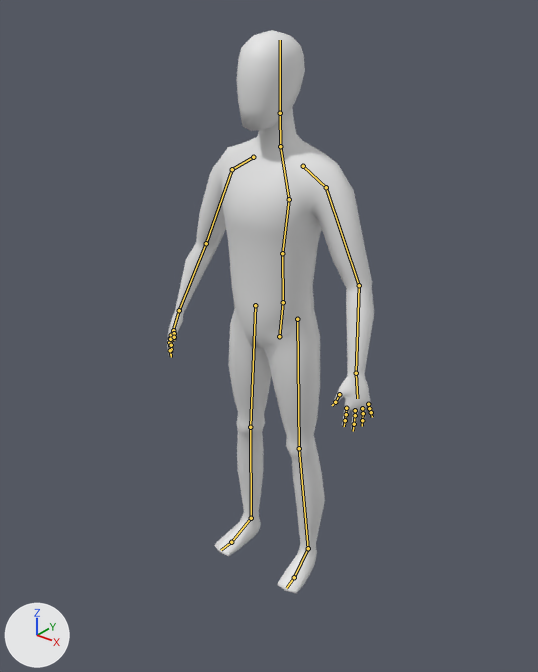
An edit to the Blender file Content/FirstPersonBP/Meshes/SK_Character_001.blend, drawn before and after from the same camera.
The view is the same before and after, from a 50 mm camera at (1.289, -1.629, 1.878) aimed at (-0.015, 0.001, 0.867). Arrows for +X, +Y and +Z are at lower left; the lights stay in place. The bones that bend it are drawn over the model as lines.

The first picture shows 'Character'.
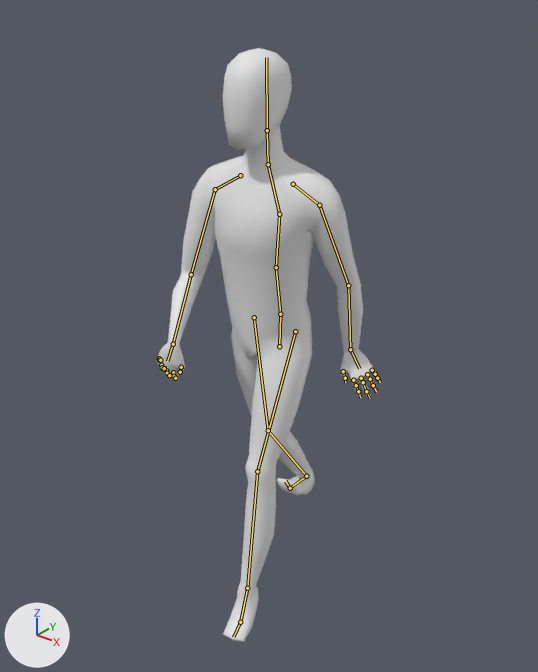
The newer file adds an action. The first version stands in its rest pose; the second is drawn at frame 1 of the action 'Idle loop.001'.

Location of each change, [x1, y1, x2, y2] in pixels of the pictures (538 x 672 px):
'Character', posed (8% wider): before [167, 30, 374, 594]; after [157, 48, 381, 642]
bone 'Pelvis', root to tip: before (279, 336) to (283, 302); after (279, 346) to (280, 314)
bone 'Spine_01', root to tip: before (283, 302) to (282, 253); after (280, 314) to (276, 267)
bone 'Spine_02', root to tip: before (282, 253) to (289, 199); after (276, 267) to (279, 214)
bone 'Spine_03', root to tip: before (289, 199) to (280, 146); after (279, 214) to (268, 164)
bone 'Shoulder.L', root to tip: before (303, 166) to (326, 187); after (293, 184) to (319, 205)
bone 'Thumb_01.L', root to tip: before (339, 394) to (335, 402); after (343, 371) to (345, 378)
bone 'Pointer_01.L', root to tip: before (346, 408) to (346, 414); after (353, 380) to (356, 385)
bone 'Middle_01.L', root to tip: before (355, 410) to (355, 415); after (361, 378) to (363, 382)
bone 'Pinky_01.L', root to tip: before (368, 404) to (369, 408); after (372, 370) to (375, 374)
bone 'Shoulder.R', root to tip: before (253, 157) to (232, 169); after (240, 175) to (215, 189)
bone 'Thumb_01.R', root to tip: before (173, 332) to (171, 338); after (181, 367) to (180, 372)
bone 'Pointer_01.R', root to tip: before (171, 340) to (170, 345); after (173, 372) to (174, 376)
bone 'Middle_01.R', root to tip: before (170, 338) to (169, 342); after (166, 370) to (167, 373)
bone 'Ring_01.R', root to tip: before (171, 335) to (170, 339); after (161, 365) to (162, 367)
bone 'Pinky_01.R', root to tip: before (173, 330) to (174, 333); after (159, 358) to (159, 360)
bone 'Toes.L', root to tip: before (294, 577) to (286, 588); after (240, 622) to (233, 637)
bone 'Toes.R', root to tip: before (231, 542) to (221, 550); after (290, 488) to (285, 481)

What the commit changed:
Bone 'Pelvis' (bone_pelvis) moves from (0.0, 0.0, 0.0) to (0.0, -0.035, -0.005).
Bone 'Pelvis' (bone_pelvis) turns from (0, 0, 0) to (6, 0, 0) degrees about its own x, y and z.
Bone 'Spine_01' (bone_spine_01) turns from (0, 0, 0) to (0, -5, 1) degrees about its own x, y and z.
Bone 'Spine_02' (bone_spine_02) turns from (0, 0, 0) to (0, 5, 0) degrees about its own x, y and z.
Bone 'Spine_03' (bone_spine_03) turns from (0, 0, 0) to (0, 5, -2) degrees about its own x, y and z.
Bone 'Shoulder.L' (bone_shoulder_l) turns from (0, 0, 0) to (-3, -2, 0) degrees about its own x, y and z.
Bone 'Thumb_01.L' (bone_thumb_01_l) turns from (0, 0, 0) to (-19, 0, 16) degrees about its own x, y and z.
Bone 'Pointer_01.L' (bone_pointer_01_l) turns from (0, 0, 0) to (-4, 0, 4) degrees about its own x, y and z.
Bone 'Middle_01.L' (bone_middle_01_l) turns from (0, 0, 0) to (-5, 0, 0) degrees about its own x, y and z.
Bone 'Pinky_01.L' (bone_pinky_01_l) turns from (0, 0, 0) to (-9, 0, -9) degrees about its own x, y and z.
Bone 'ArmIK.L' (bone_armik_l) moves from (0.0, 0.0, 0.0) to (0.091, -0.103, -0.181).
Bone 'ArmIK.L' (bone_armik_l) turns from (0, 0, 0) to (12, 17, 34) degrees about its own x, y and z.
Bone 'Shoulder.R' (bone_shoulder_r) turns from (0, 0, 0) to (14, -8, -2) degrees about its own x, y and z.
Bone 'Thumb_01.R' (bone_thumb_01_r) turns from (0, 0, 0) to (-24, 15, -33) degrees about its own x, y and z.
Bone 'Pointer_01.R' (bone_pointer_01_r) turns from (0, 0, 0) to (-10, -5, -2) degrees about its own x, y and z.
Bone 'Middle_01.R' (bone_middle_01_r) turns from (0, 0, 0) to (-9, -3, 1) degrees about its own x, y and z.
Bone 'Ring_01.R' (bone_ring_01_r) turns from (0, 0, 0) to (-14, -11, 7) degrees about its own x, y and z.
Bone 'Pinky_01.R' (bone_pinky_01_r) turns from (0, 0, 0) to (-15, -7, 11) degrees about its own x, y and z.
Bone 'ArmIK.R' (bone_armik_r) moves from (0.0, 0.0, 0.0) to (0.02, -0.134, 0.172).
Bone 'ArmIK.R' (bone_armik_r) turns from (0, 0, 0) to (-32, -56, -4) degrees about its own x, y and z.
Bone 'Toes.L' (bone_toes_l) turns from (0, 0, 0) to (8, -2, 8) degrees about its own x, y and z.
Bone 'Toes.R' (bone_toes_r) turns from (0, 0, 0) to (23, 9, -23) degrees about its own x, y and z.
Bone 'LegIK.L' (bone_legik_l) moves from (0.0, 0.0, 0.0) to (-0.045, -0.276, 0.002).
Bone 'LegIK.L' (bone_legik_l) turns from (0, 0, 0) to (-26, 0, 0) degrees about its own x, y and z.
Bone 'LegIK.R' (bone_legik_r) moves from (0.0, 0.0, 0.0) to (0.045, 0.285, 0.047).
Bone 'LegIK.R' (bone_legik_r) turns from (0, 0, 0) to (35, 0, 0) degrees about its own x, y and z.
Bone 'PoleTarget_Knee.R' (bone_poletarget_knee_r) moves from (0.0, 0.0, 0.0) to (0.122, 0.507, 0.0).
